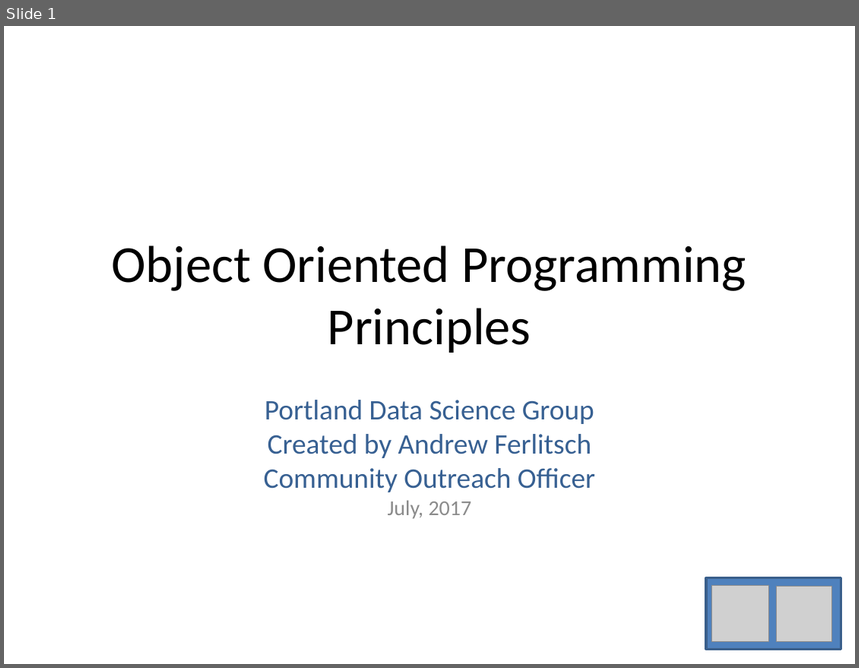
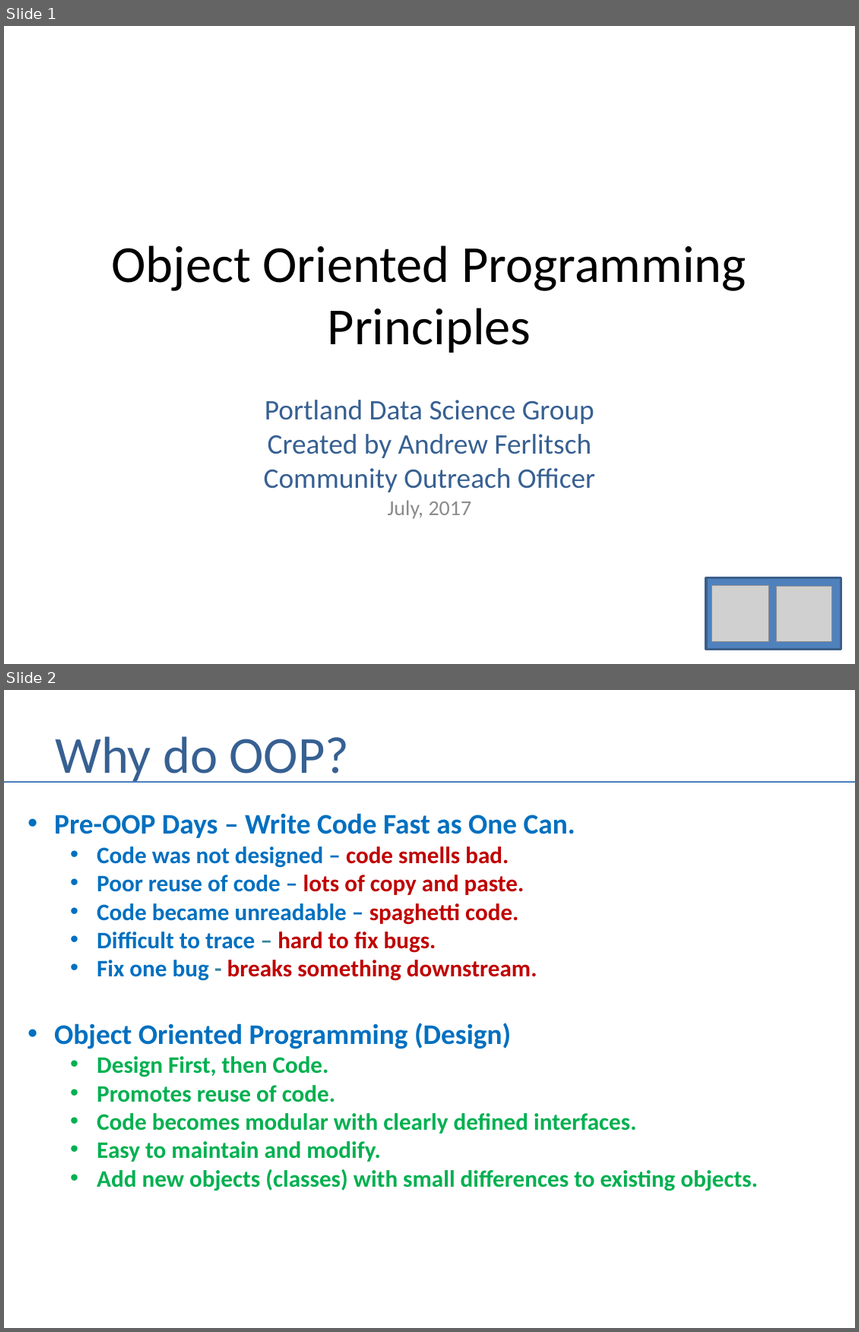
Before and after one commit to andrewferlitsch/Portland-Data-Science-Group, a slide deck: Presentations/OOP.pptx. Shown one above the other, each under a label of ours: slide 1 before the commit, slides 1 and 2 after it. The pictures are 859x668 and 859x1332 pixels, drawn with LibreOffice and Linux fonts; fonts in the diff are those of the drawing; grey boxes stand for pictures. Boxes give left, top, right and bottom in pixels: in the first picture for what was removed or moved away, otherwise in the second. Text is boxed around its words. In the diff, an @@ line names an element or a change of style, - is before the commit and + after.

```diff
--- a/Presentations/OOP.pptx
+++ b/Presentations/OOP.pptx
@@ slide 2 added at [4, 690, 855, 1328], background #FFFFFF @@
@@ title added at [55, 736, 350, 783], 44 pt, text #376092 @@
+Why do OOP?
@@ line added from (4, 782) to (855, 782), #4B7EBC 1.5 pt @@
@@ text added at [54, 813, 759, 1192], 20 pt, text #00B050, bold @@
+• Pre-OOP Days – Write Code Fast as One Can.
+  • Code was not designed – code smells bad.
+  • Poor reuse of code – lots of copy and paste.
+  • Code became unreadable – spaghetti code.
+  • Difficult to trace – hard to fix bugs.
+  • Fix one bug - breaks something downstream.
+• Object Oriented Programming (Design)
+  • Design First, then Code.
+  • Promotes reuse of code.
+  • Code becomes modular with clearly defined interfaces.
+  • Easy to maintain and modify.
+  • Add new objects (classes) with small differences to existing objects.
```
Also in this commit, not shown: 2 slides changed, 1 other slide added, 1 other file.
